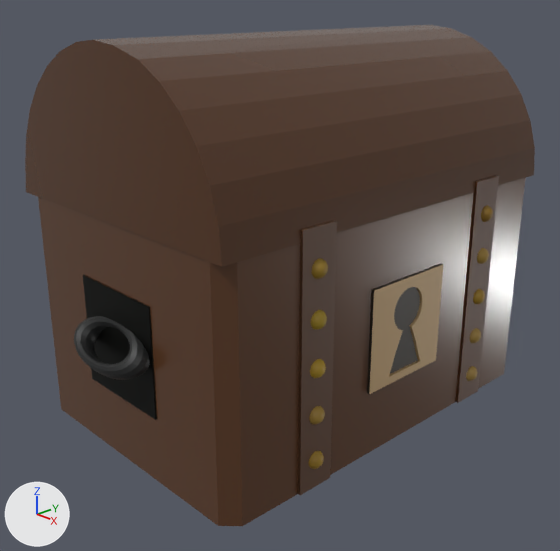
A saved change to the Blender file Objects/chestShort.blend.
Rendered twice from a 50 mm camera at (3.75, -3.67, 2.8) aimed at (0.05, -0.17, 0.94). The axes (+X, +Y, +Z) are drawn at lower left. The lights are the same throughout.

Before the edit, the objects in view are built like this:
```python
ob_chestbottom = bpy.data.objects.new('ChestBottom', me_cube)
ob_chestbottom.location = (0.0, 0.0, 0.8)
ob_chestbottom.scale = (1.0, 2.0, 0.8)
ob_chesttop = bpy.data.objects.new('ChestTop', me_circle_001)
ob_chesttop.location = (0.0, 0.0, 1.559)
ob_chesttop.rotation_euler = (1.571, 0.0, 0.0)  # degrees (90, 0, 0)
ob_handlebaseleft = bpy.data.objects.new('HandleBaseLeft', me_plane_005)
ob_handlebaseleft.location = (0.0, -1.465, 0.798)
ob_handlebaseleft.rotation_euler = (1.571, 0.0, 0.0)  # degrees (90, 0, 0)
ob_handlebaseleft.scale = (0.355, 0.355, 0.355)
ob_strapright = bpy.data.objects.new('StrapRight', me_plane_001)
ob_strapright.location = (1.022, 0.802, 1.003)
ob_strapright.rotation_euler = (0.0, 1.571, 0.0)  # degrees (0, 90, 0)
ob_strapright.scale = (1.0, -0.129, 1.0)
# also in view: 'StrapLeft' at (1.01, -0.8, 0.82); 'LockBottom' at (1.02, 0.0, 0.63); 'LockTop' at (1.02, 0.0, 0.95); 'LockBody' at (1.02, 0.0, 0.8); 'HandleRight' at (0.0, -1.51, 0.81)
```
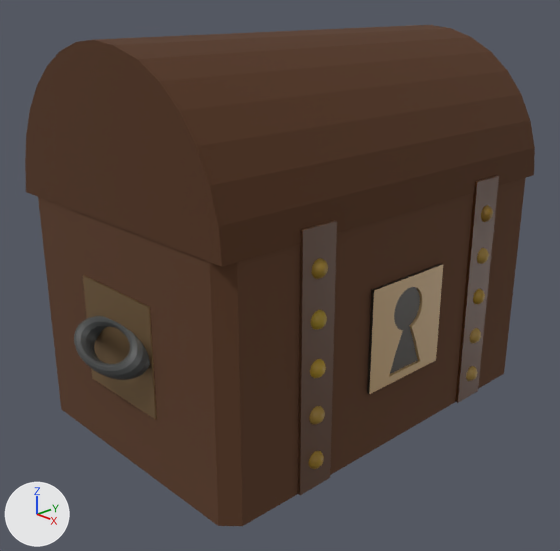
Commit message: Materials update

The change, as a list of edits to the scene's bpy script:
```text
Change mat_material:
    mat_material.roughness: 0.241 -> 1.0
Change mat_material_004:
    mat_material_004.base_color: (0.0185, 0.0194, 0.0168) -> (0.386, 0.25, 0.127)  # black #252623 -> brown #a78964
Change mat_material_001:
    mat_material_001.roughness: 0.241 -> 1.0
```

Where the change shows, as pixel boxes (x1, y1, x2, y2) in the pictures (560 x 551 px):
'ChestTop', surface changed
    both: (25, 25, 535, 260)
'ChestBottom', surface changed
    both: (38, 178, 525, 428)
'HandleBaseLeft', recoloured (black to brown)
    both: (83, 275, 157, 420)
